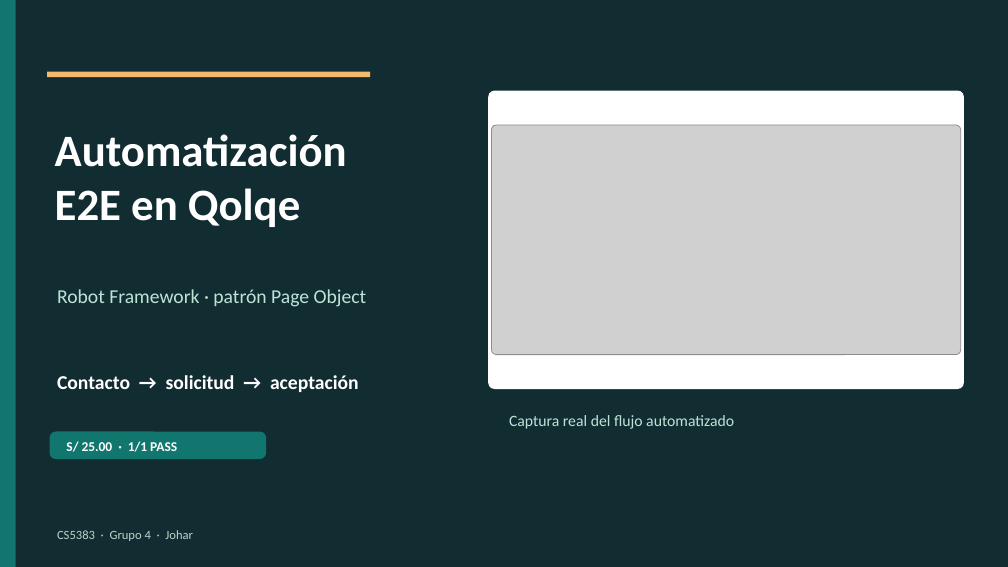
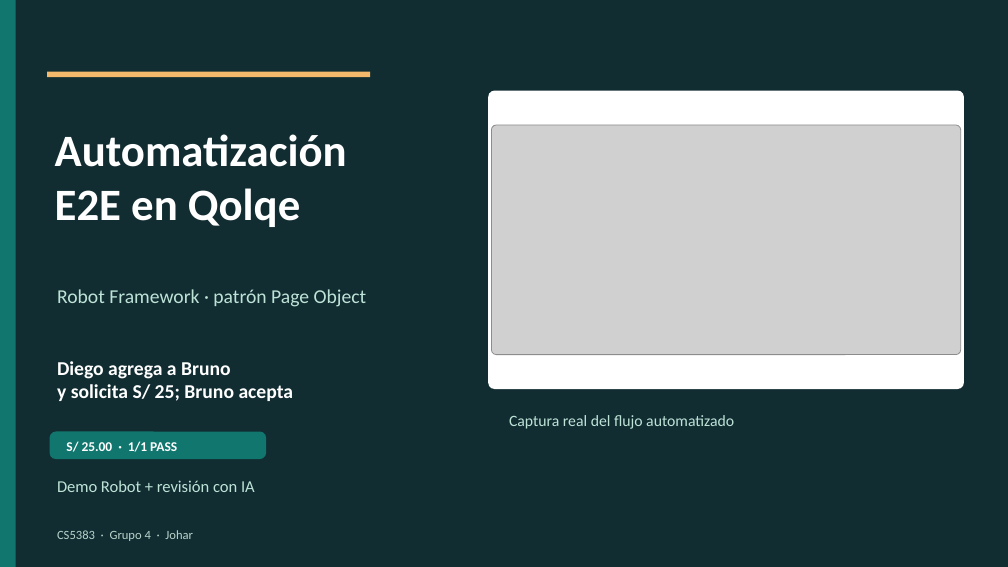
Before and after one commit to Joharjbe/qolqe-wallet, a slide deck: slide 1 of docs/Presentacion_Robot_Framework_G4_visual.pptx. Drawn at 1008x567 pixels with LibreOffice and Linux fonts; fonts in the diff are those of the drawing; grey boxes stand for pictures. Boxes give left, top, right and bottom in pixels: in the first picture for what was removed or moved away, otherwise in the second. Text is boxed around its words. In the diff, an @@ line names an element or a change of style, - is before the commit and + after.

Commit message:
Align visible slide text with presentation script

```diff
--- a/docs/Presentacion_Robot_Framework_G4_visual.pptx
+++ b/docs/Presentacion_Robot_Framework_G4_visual.pptx
@@ text removed at box(57, 375, 359, 392) @@
-Contacto → solicitud → aceptación
@@ text added at box(57, 361, 294, 401), 18.8 pt, text #FFFFFF, bold @@
+Diego agrega a Bruno
+y solicita S/ 25; Bruno acepta
@@ text added at box(57, 480, 255, 492), 15.8 pt, text #BDE3D7 @@
+Demo Robot + revisión con IA
```
Also in this commit, not shown: 9 other slides changed, 1 other file.
